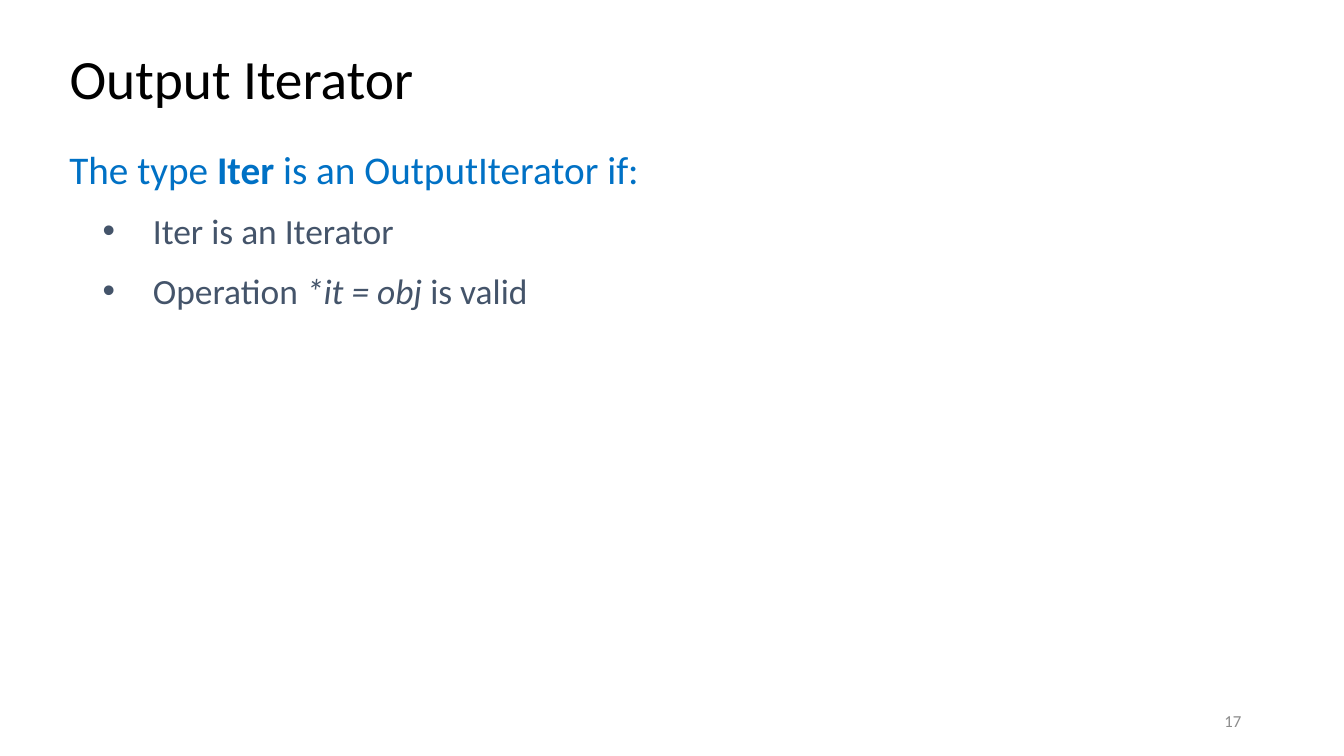
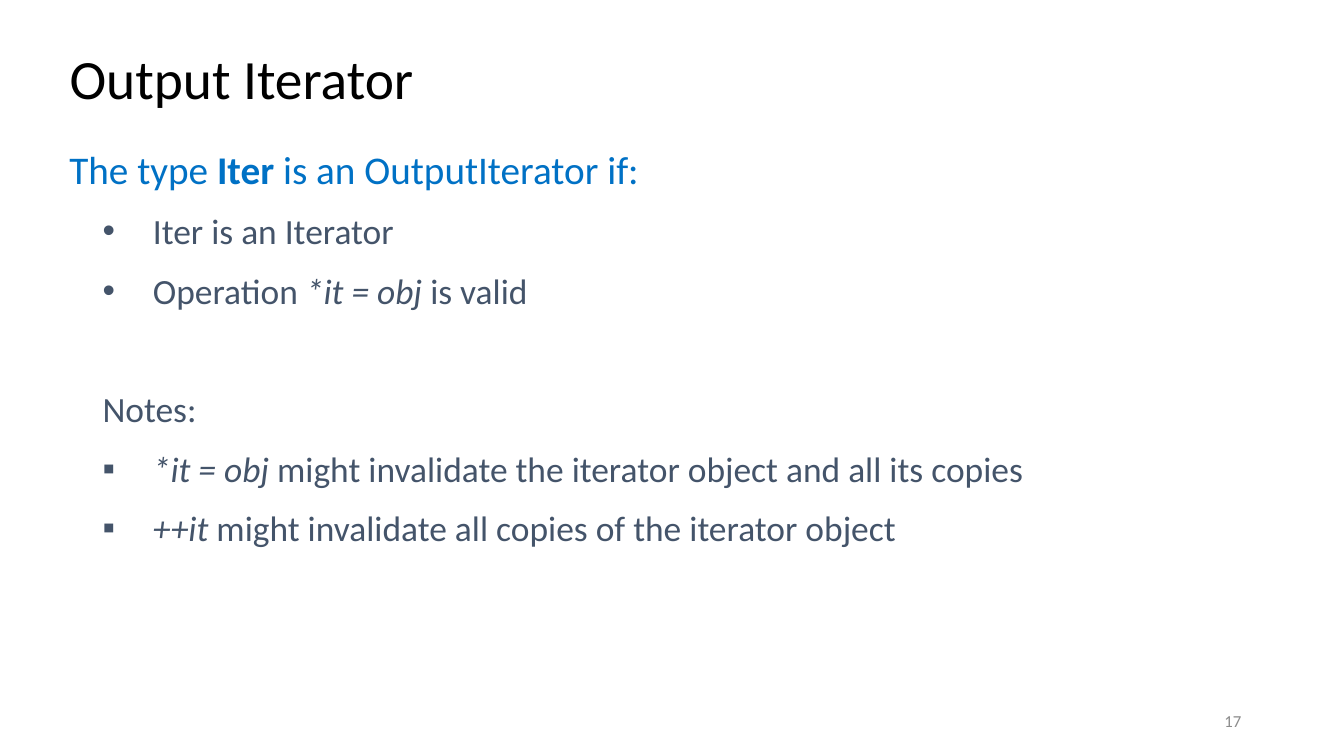
Before and after one commit to rarutyun/cpp-courses, a slide deck: slide 17 of 08_iterators/08_iterators.pptx. Drawn at 1344x756 pixels with LibreOffice and Linux fonts; fonts in the diff are those of the drawing. Boxes give left, top, right and bottom in pixels: in the first picture for what was removed or moved away, otherwise in the second. Text is boxed around its words. In the diff, an @@ line names an element or a change of style, - is before the commit and + after.

Commit message:
The iterators lecture minor improvements

```diff
--- a/08_iterators/08_iterators.pptx
+++ b/08_iterators/08_iterators.pptx
@@ text at [103,399,1023,547]: paragraphs added @@
+  Notes:
+  ▪ *it = obj might invalidate the iterator object and all its copies
+  ▪ ++it might invalidate all copies of the iterator object
```
Also in this commit, not shown: 9 other slides changed, 1 slide added.
